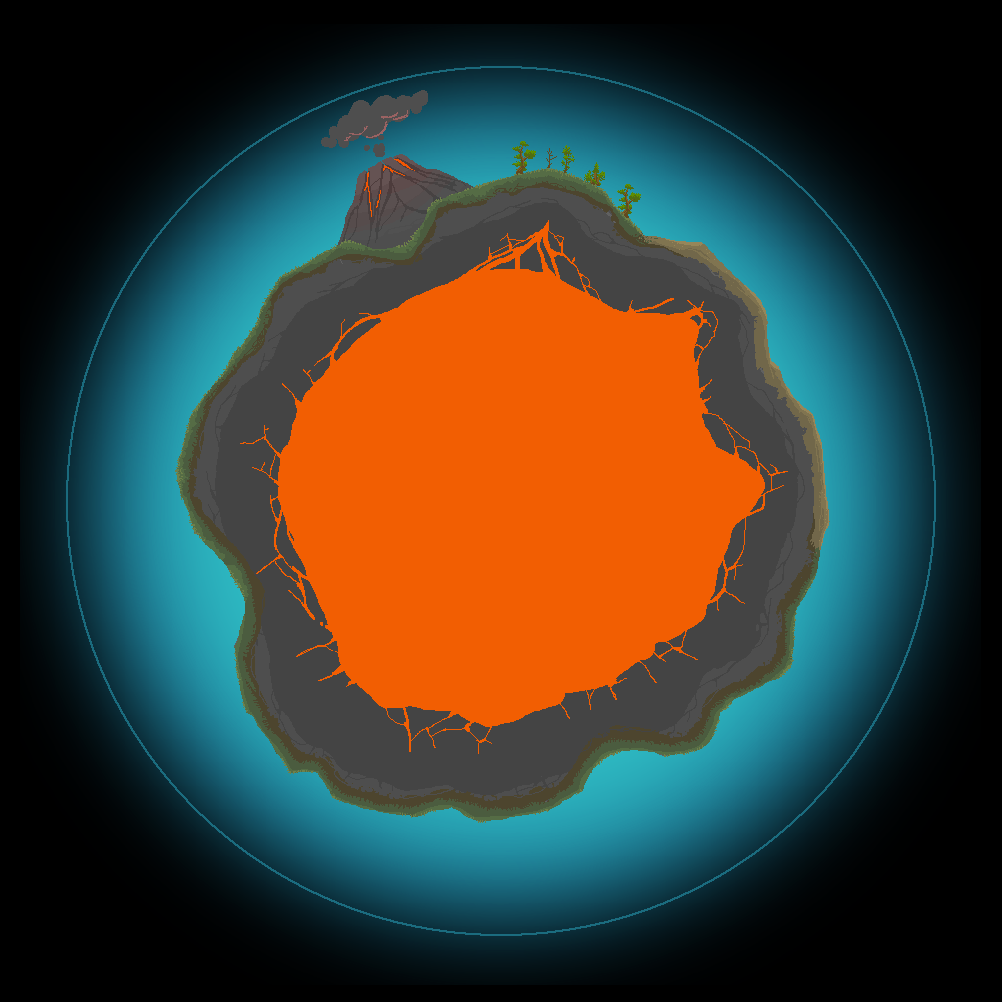
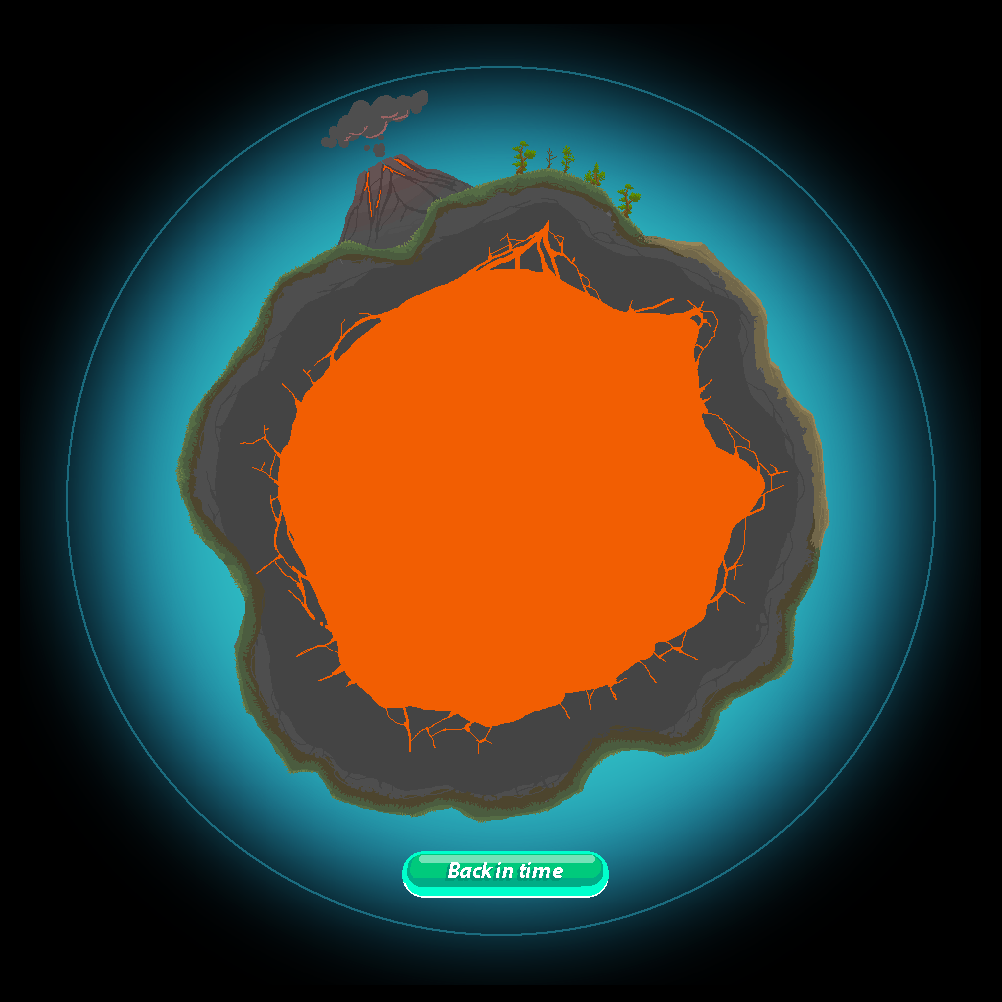
Comparing the layer stacks of the two 1002×1002 images. Changes:
added group "Back in time button" with 4 layers in group "Rocks" over [402, 851, 609, 898]
added layer "Back in time copy" in group "Back in time button" over [445, 862, 563, 881]
added layer "Layer 25" in group "Back in time button" over [402, 851, 609, 898]
